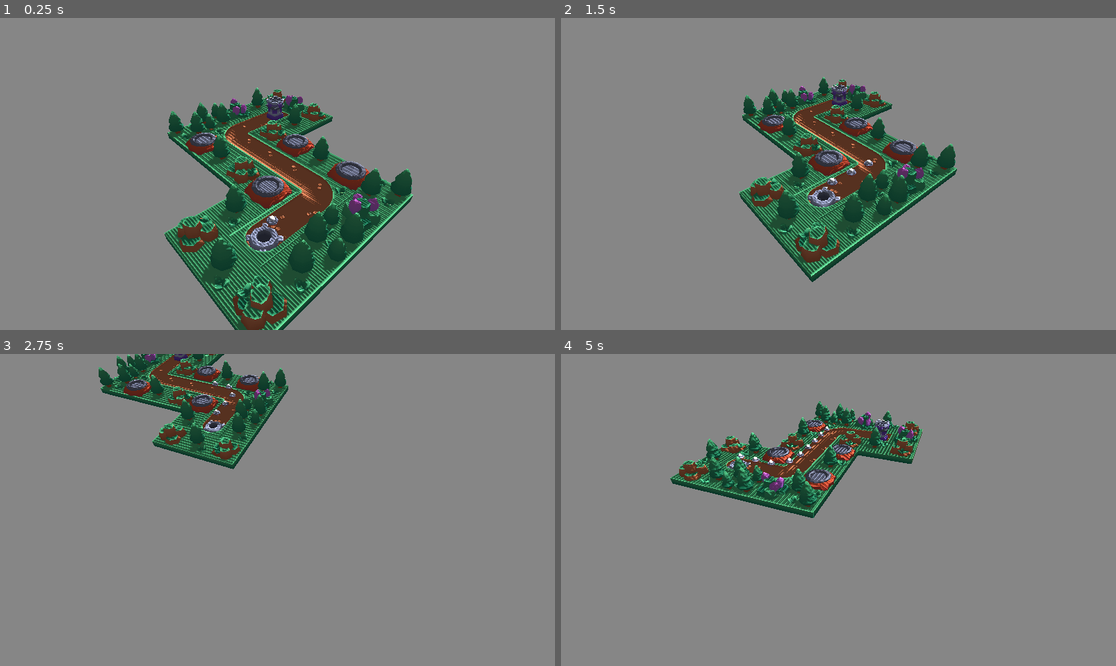
Above: before the commit, frames 1-4 (two rows, left to right).
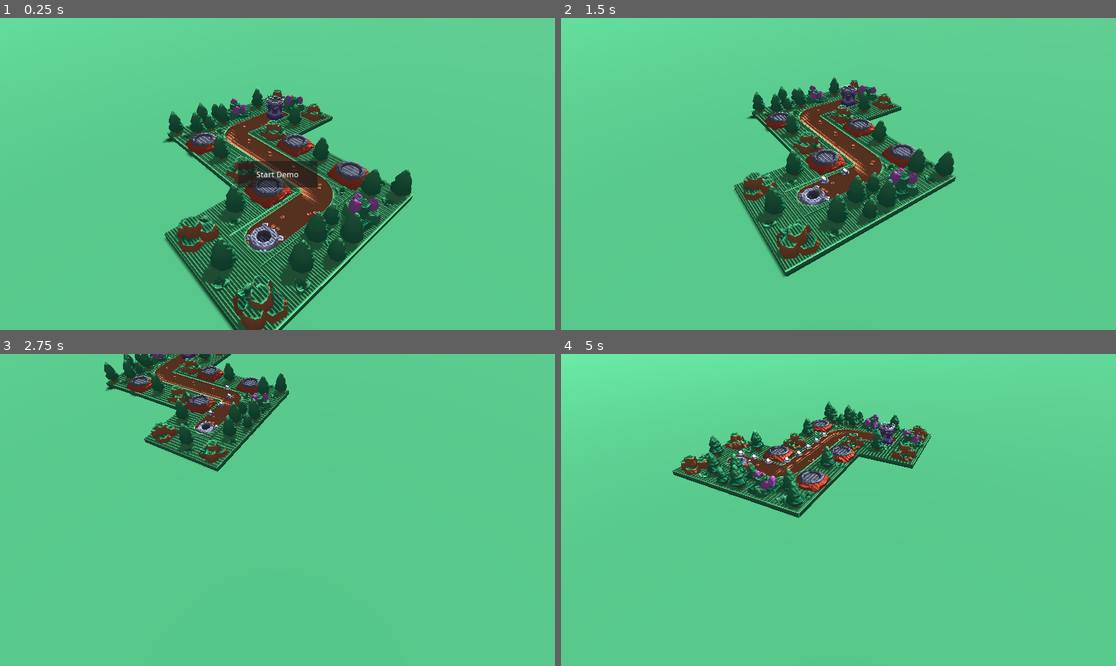
Above: after the commit, the same moments.

Repository: MarkStruik/Tiny-Stronghold
Game: Godot game, scene res://Level/Main.tscn
Same seed, same stepped clock (60 frames per second), same inputs: the game is played once before the commit and once after it.
Inputs (mouse positions are in pixels of both pictures, inside the frame that each line leads up to):
- Up to frame 1 (0.25 s): no input
- Up to frame 2 (1.5 s): click (838, 174) at 0.5 s, where only the run after the commit has a clickable "Start Demo"; move the mouse to (960, 158) at 1.27 s; hold S (cam_back) from 1.28 s (still down); click (960, 158) at 1.42 s
- Up to frame 3 (2.75 s): release S (cam_back) at 2 s; drag from (166, 525) to (249, 572) at 2.02 s
- Up to frame 4 (5 s): move the mouse to (894, 441) at 2.77 s; hold E (cam_cw) 2.78-3.5 s; click (894, 441) at 2.92 s; drag from (810, 572) to (672, 463) at 3.52 s; move the mouse to (1005, 556) at 4.27 s; hold D (cam_left) from 4.28 s (still down); click (1005, 556) at 4.42 s

The runs differ from the first frame. In frame 1, 81% of the frame differs, in the area x 0-100%, y 0-100%; in frame 2, 95%; in frame 3, 97%; in frame 4, 97%.

Commit message:
Added button to start demo round

Diff:
--- a/Level/Main.tscn
+++ b/Level/Main.tscn
@@ -56,7 +56,6 @@
 
 [node name="MeshInstance3D" type="MeshInstance3D" parent="."]
 transform = Transform3D(1, 0, 0, 0, 1, 0, 0, 0, 1, 0, 0.0975866, 0)
-visible = false
 mesh = SubResource("PlaneMesh_v4ypu")
 
 [node name="EnemyPath" type="Path3D" parent="."]
@@ -84,11 +83,19 @@
 script = ExtResource("4_v4ypu")
 
 [node name="CanvasLayer" type="CanvasLayer" parent="Spawner"]
-visible = false
 
 [node name="Button" type="Button" parent="Spawner/CanvasLayer"]
-offset_right = 165.0
-offset_bottom = 55.0
+anchors_preset = 8
+anchor_left = 0.5
+anchor_top = 0.5
+anchor_right = 0.5
+anchor_bottom = 0.5
+offset_left = -82.5
+offset_top = -27.5
+offset_right = 82.5
+offset_bottom = 27.5
+grow_horizontal = 2
+grow_vertical = 2
 text = "Start Demo"
 
 [connection signal="pressed" from="Spawner/CanvasLayer/Button" to="Spawner" method="start_demo_wave"]
--- a/scripts/camera_rig.gd
+++ b/scripts/camera_rig.gd
@@ -107,7 +107,7 @@
 	if _auto_spin_enabled and auto_spin_on_start:
 		var now_s := Time.get_ticks_msec() * 0.001
 		if (now_s - _start_time_s) >= input_grace_sec:
-			if event.is_pressed() or event is InputEventMouseMotion \
+			if event.is_pressed() \
 			or event is InputEventPanGesture or event is InputEventMagnifyGesture \
 			or event is InputEventScreenTouch or event is InputEventScreenDrag:
 				_auto_spin_enabled = false
--- a/scripts/main.gd
+++ b/scripts/main.gd
@@ -3,7 +3,7 @@
 
 func _ready() -> void:
 	#ONLY FOR DEMO
-	$Spawner.start_demo_wave()
+	#$Spawner.start_demo_wave()
 
 	# Only run when using the Compatibility renderer or Web
 	if not (OS.has_feature("web") or RenderingServer.get_video_adapter_name().to_lower().find("compat") != -1):
--- a/scripts/spawner.gd
+++ b/scripts/spawner.gd
@@ -4,6 +4,7 @@
 var spawning := false
 
 func start_demo_wave():
+	$CanvasLayer/Button.visible = false
 	if spawning:
 		return
 
